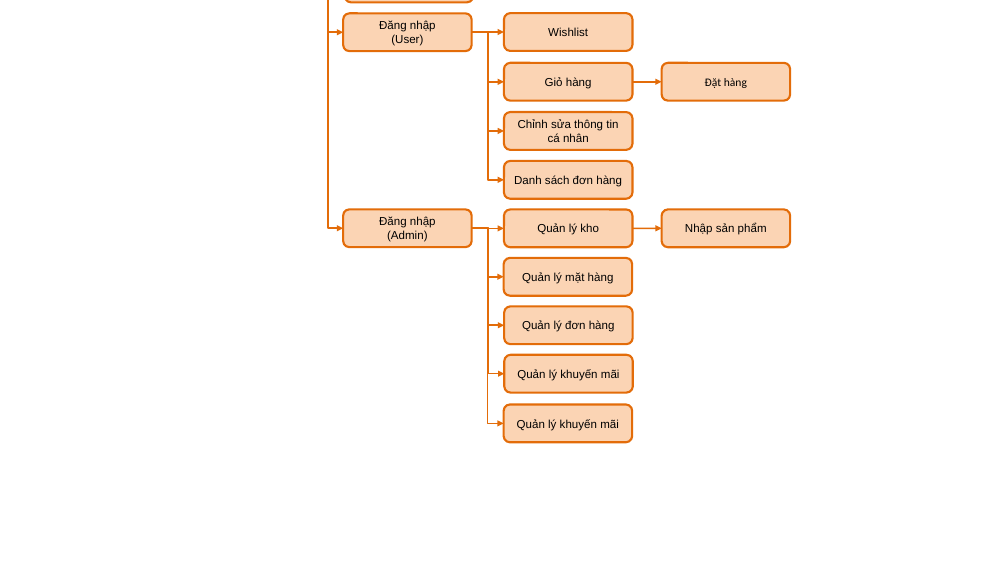
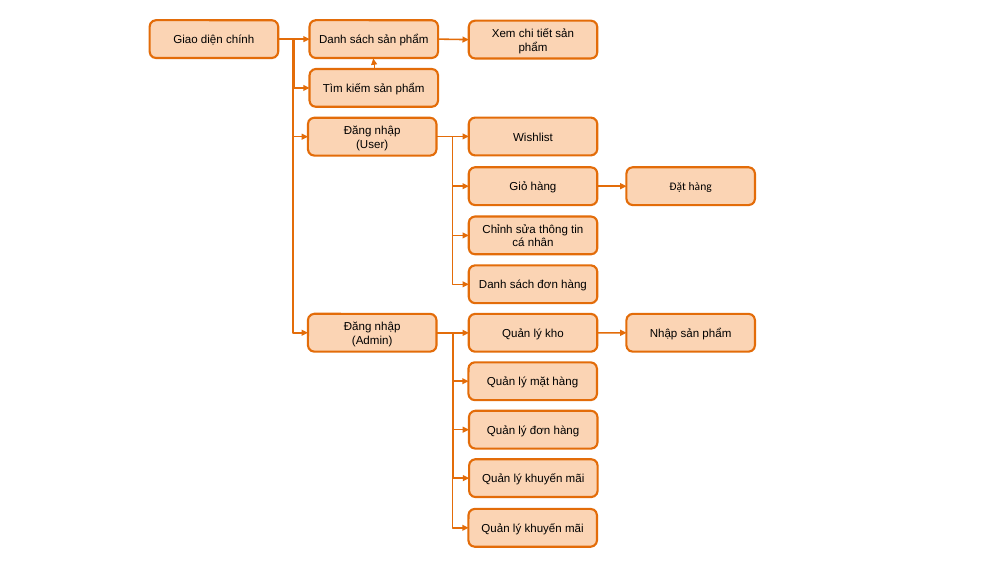
Before and after one commit to hnhhngn/shoes-store, a slide deck: slide 1 of BaoCao/2.Thiết kế hệ thống/GiaoDien.pptx. Drawn at 1008x567 pixels with LibreOffice and Linux fonts; fonts in the diff are those of the drawing. Boxes give left, top, right and bottom in pixels: in the first picture for what was removed or moved away, otherwise in the second. Text is boxed around its words. In the diff, an @@ line names an element or a change of style, - is before the commit and + after.

```diff
--- a/BaoCao/2.Thiết kế hệ thống/GiaoDien.pptx
+++ b/BaoCao/2.Thiết kế hệ thống/GiaoDien.pptx
@@ elbow arrow moved from (314, 0) - (343, 33) to (278, 39) - (308, 137) @@
@@ elbow arrow moved from (314, 0) - (343, 228) to (278, 39) - (308, 333) @@
@@ group added at box(150, 20, 597, 88): 3 rounded rectangles, 2 arrows, 2 elbow arrows @@
+Xem chi tiết sản phẩm
+Giao diện chính
+Danh sách sản phẩm
@@ 14 rounded rectangles, 9 elbow arrows, 2 arrows: place and size @@
-14 rounded rectangles, 9 elbow arrows, 2 arrows at box(343, 0, 790, 442)
+14 rounded rectangles, 9 elbow arrows, 2 arrows at box(308, 69, 755, 547)
```
Also in this commit, not shown: 7 other files.
